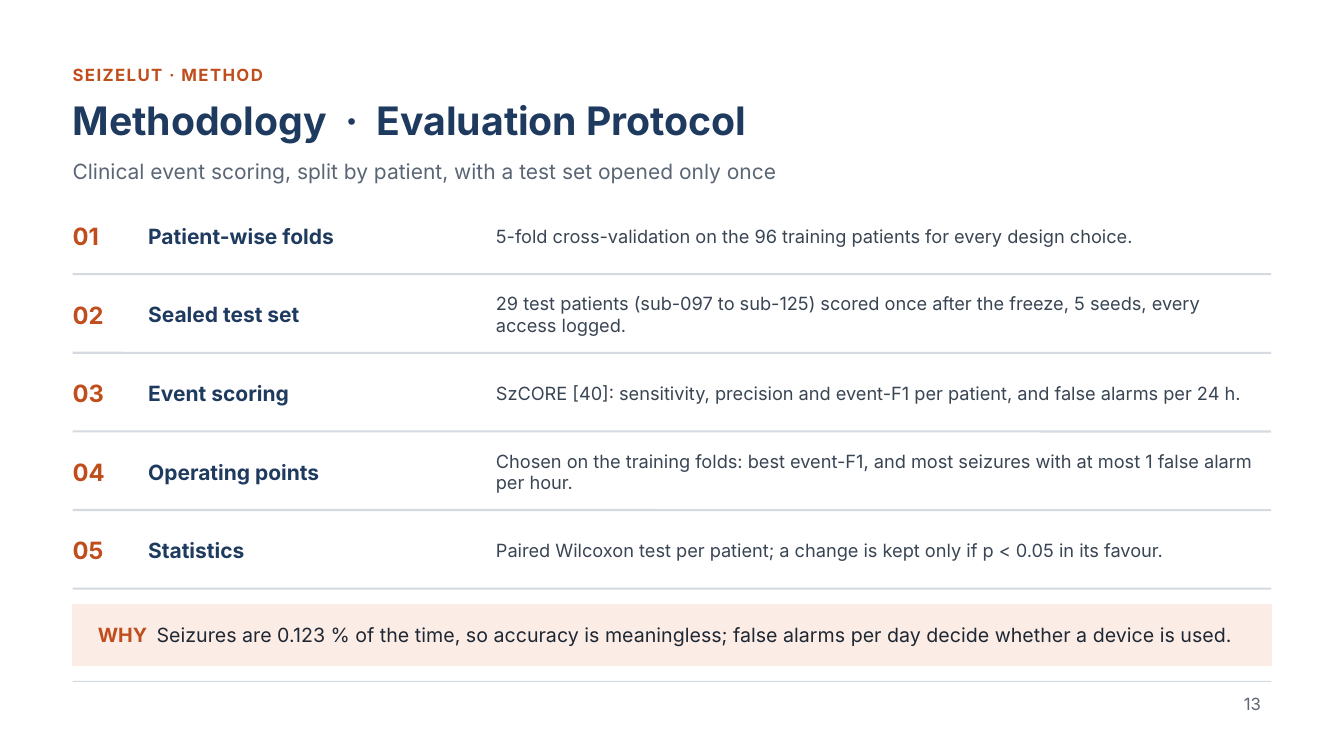
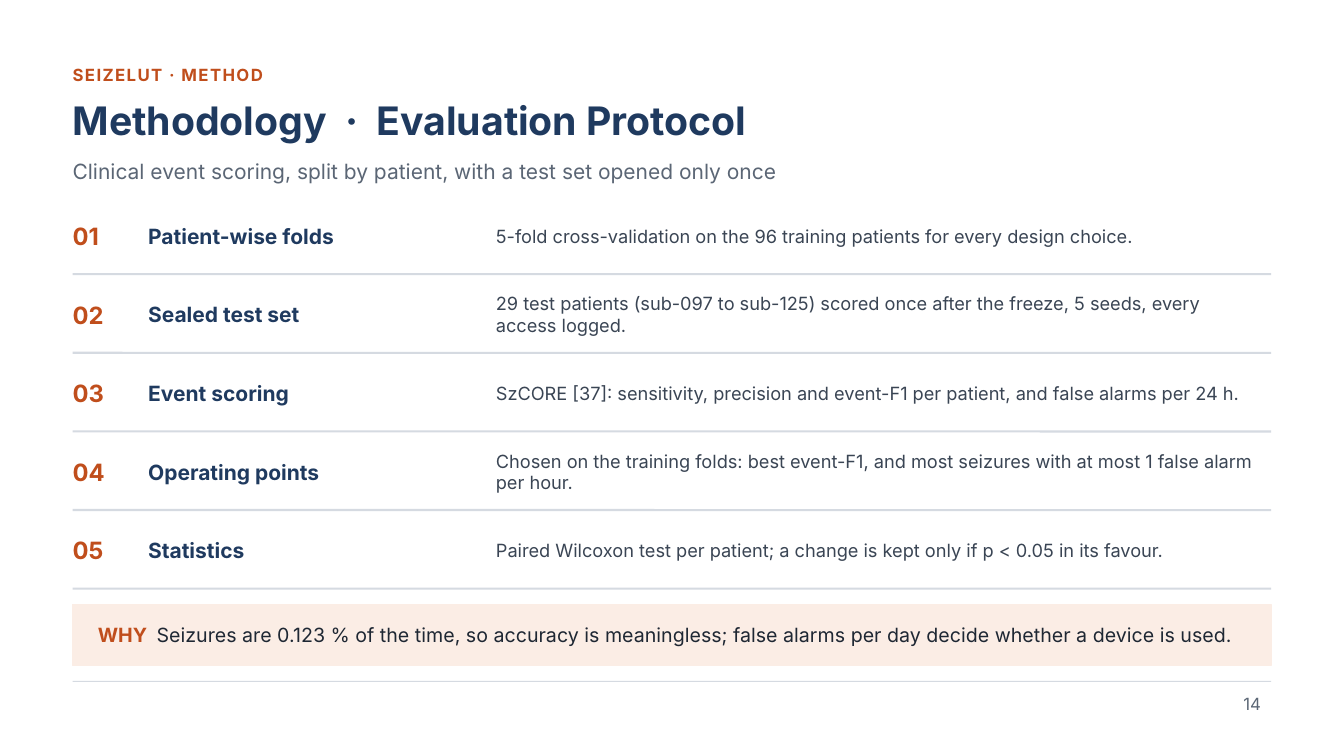
Before and after one commit to chaithr45/Final_year_proj, a slide deck: slide 14 of reports/ec418/out/SeizeLUT_EC418_Presentation.pptx (slide 13 before the commit). Drawn at 1344x756 pixels with LibreOffice and Linux fonts; fonts in the diff are those of the drawing. Boxes give left, top, right and bottom in pixels: in the first picture for what was removed or moved away, otherwise in the second. Text is boxed around its words. In the diff, an @@ line names an element or a change of style, - is before the commit and + after.

```diff
--- a/reports/ec418/out/SeizeLUT_EC418_Presentation.pptx
+++ b/reports/ec418/out/SeizeLUT_EC418_Presentation.pptx
@@ text at [496, 385, 1239, 404]: text changed @@
-SzCORE [40]: sensitivity, precision and event-F1 per patient, and false alarms per 24 h.
+SzCORE [37]: sensitivity, precision and event-F1 per patient, and false alarms per 24 h.
@@ page number at [1243, 698, 1261, 710]: text changed @@
-13
+14
```
Also in this commit, not shown: 8 other slides changed, 2 slides added, 6 other files.
